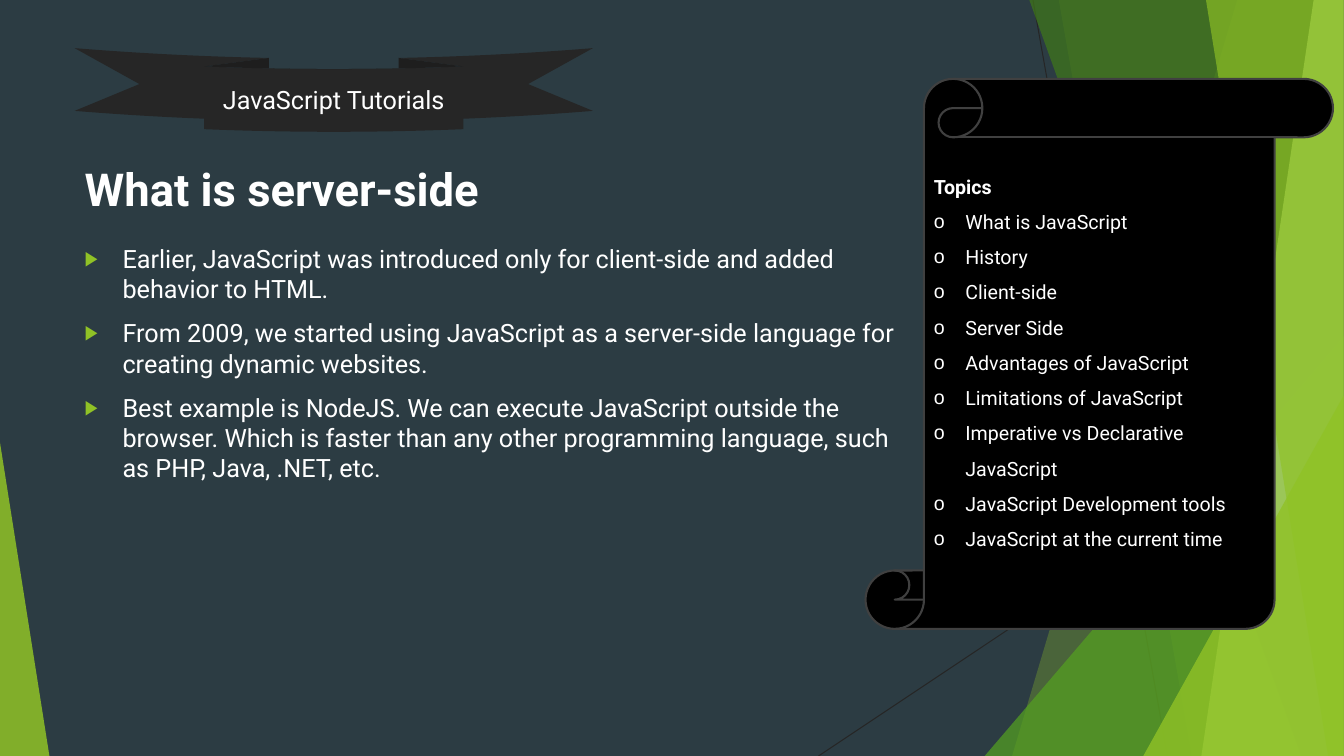
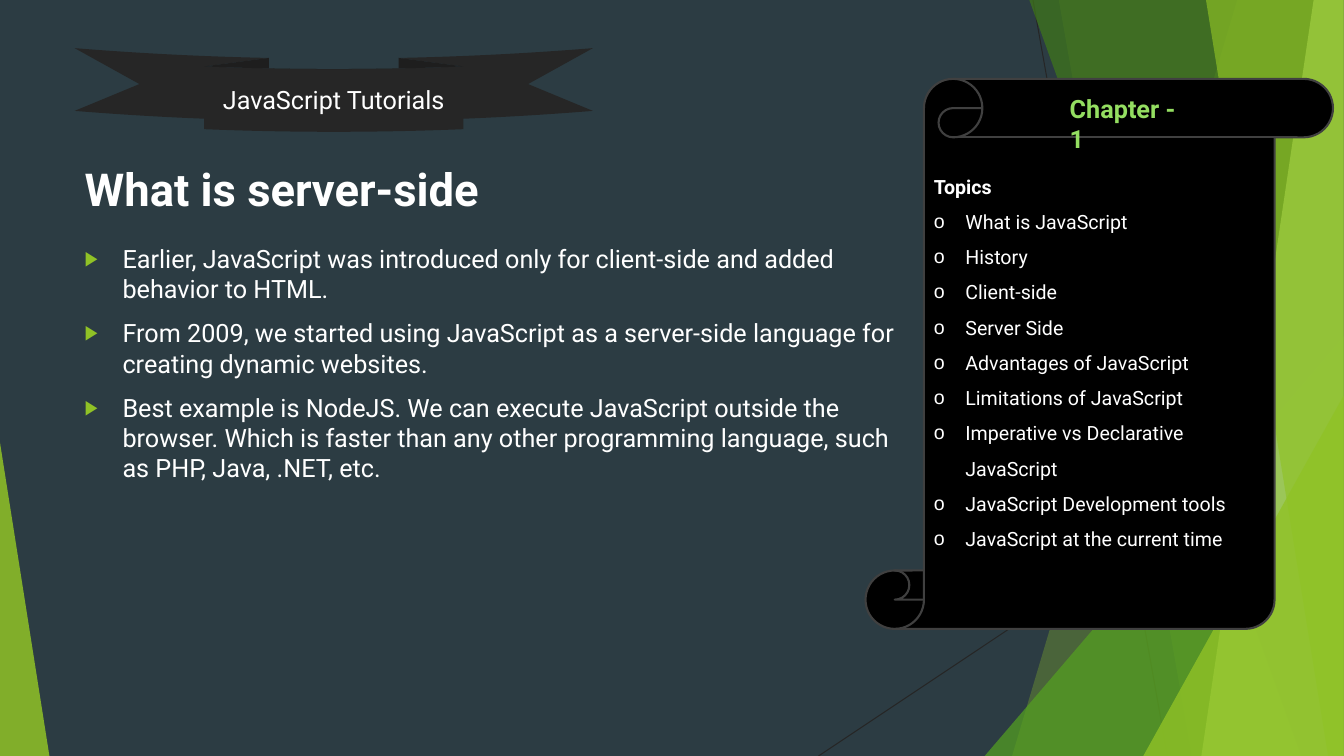
Before and after one commit to uidhtml/javascript-tutorials, a slide deck: slide 6 of Javascript Tutorials.pptx. Drawn at 1344x756 pixels with LibreOffice and Linux fonts; fonts in the diff are those of the drawing. Boxes give left, top, right and bottom in pixels: in the first picture for what was removed or moved away, otherwise in the second. Text is boxed around its words. In the diff, an @@ line names an element or a change of style, - is before the commit and + after.

Commit message:
Updated ppt file till chapter 4

```diff
--- a/Javascript Tutorials.pptx
+++ b/Javascript Tutorials.pptx
@@ text added at (1070,99,1160,148), 18 pt, text #94DE61, bold @@
+Chapter - 1
```
Also in this commit, not shown: 8 other slides changed, 9 slides added.
